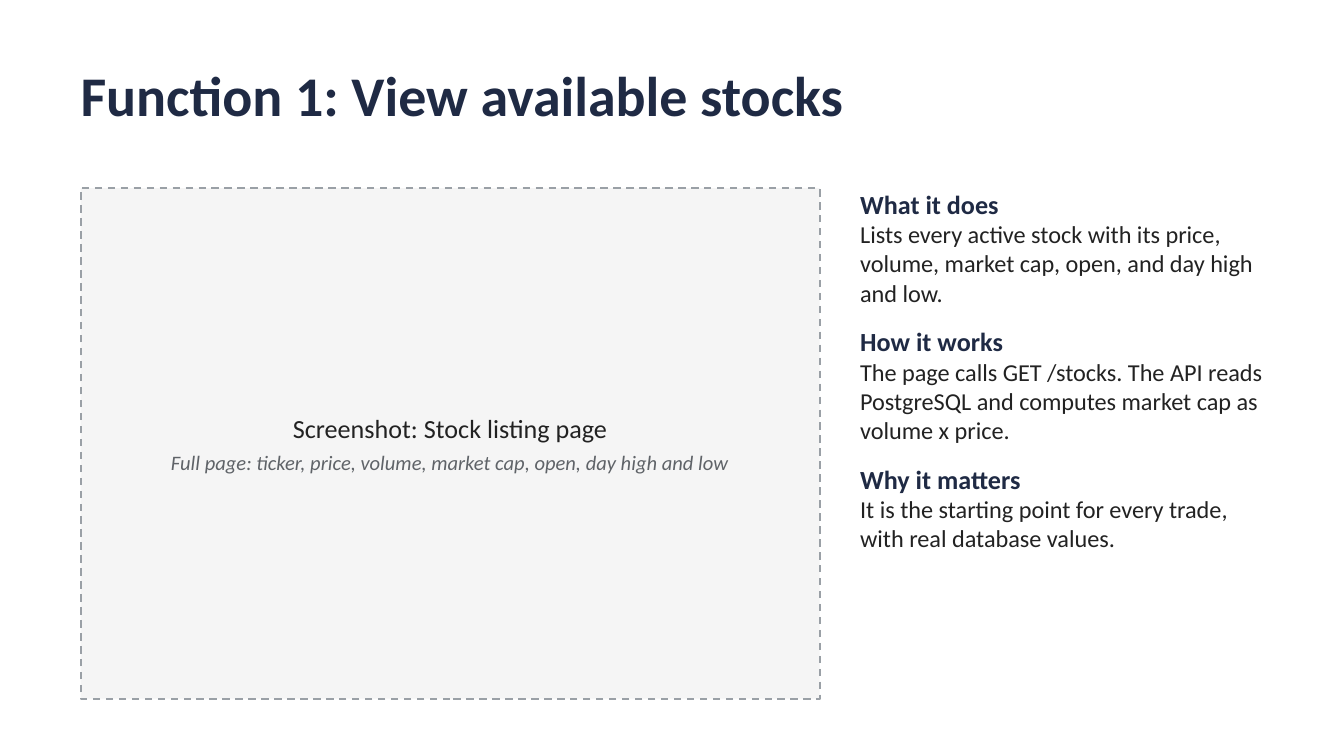
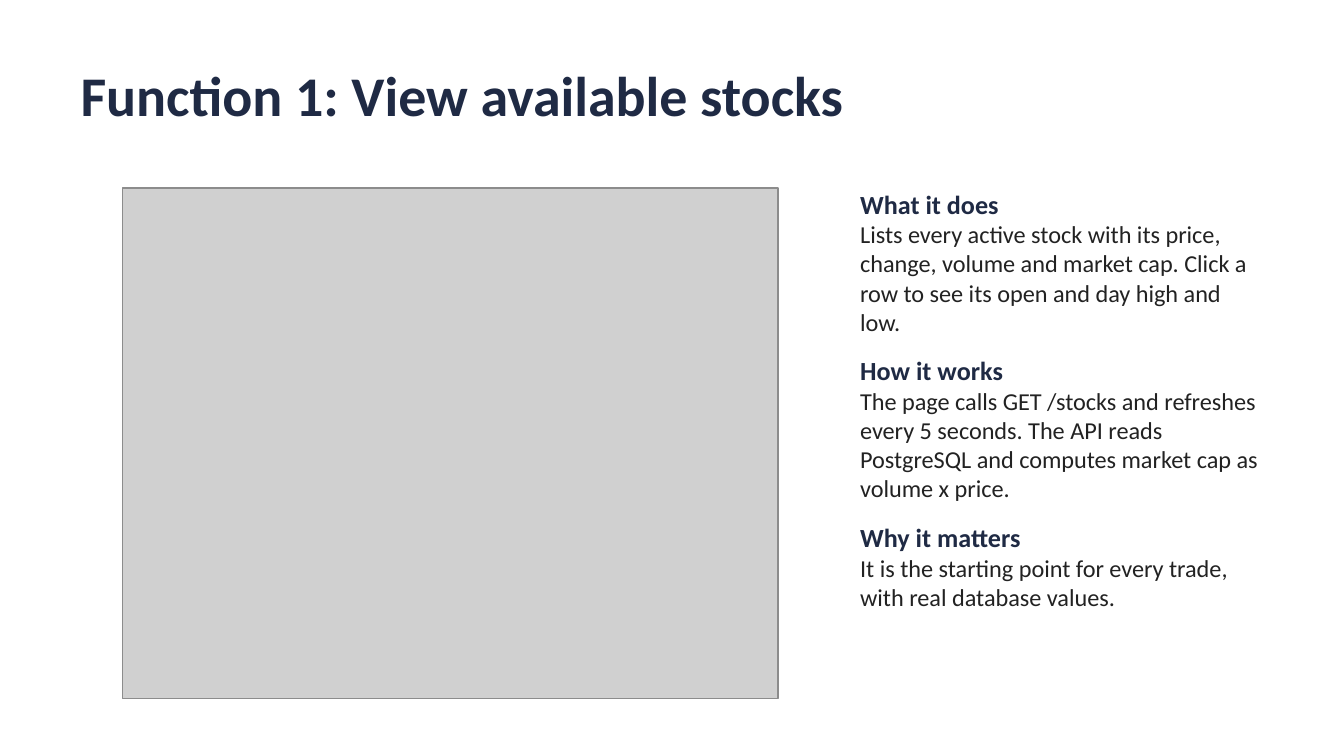
Before and after one commit to kish1212-ASU/IFT401_Capstone_Fall-2026, a slide deck: slide 1 of docs/mid-build/Mid Build Slides (Daniel).pptx (slide 2 before the commit). Drawn at 1344x756 pixels with LibreOffice and Linux fonts; fonts in the diff are those of the drawing; grey boxes stand for pictures. Boxes give left, top, right and bottom in pixels: in the first picture for what was removed or moved away, otherwise in the second. Text is boxed around its words. In the diff, an @@ line names an element or a change of style, - is before the commit and + after.

```diff
--- a/docs/mid-build/Mid Build Slides (Daniel).pptx
+++ b/docs/mid-build/Mid Build Slides (Daniel).pptx
@@ rectangle removed at (81, 188, 820, 699) @@
@@ picture added at (122, 188, 778, 699) @@
@@ text at (860, 226, 1247, 331): text changed @@
-Lists every active stock with its price, volume, market cap, open, and day high and low.
+Lists every active stock with its price, change, volume and market cap. Click a row to see its open and day high and low.
@@ text at (860, 393, 1258, 501): text changed @@
-The page calls GET /stocks. The API reads PostgreSQL and computes market cap as volume x price.
+The page calls GET /stocks and refreshes every 5 seconds. The API reads PostgreSQL and computes market cap as volume x price.
@@ text removed at (171, 420, 728, 474) @@
-Screenshot: Stock listing page
-Full page: ticker, price, volume, market cap, open, day high and low
```
Also in this commit, not shown: 1 other slide changed, 1 slide added, 1 slide removed.
